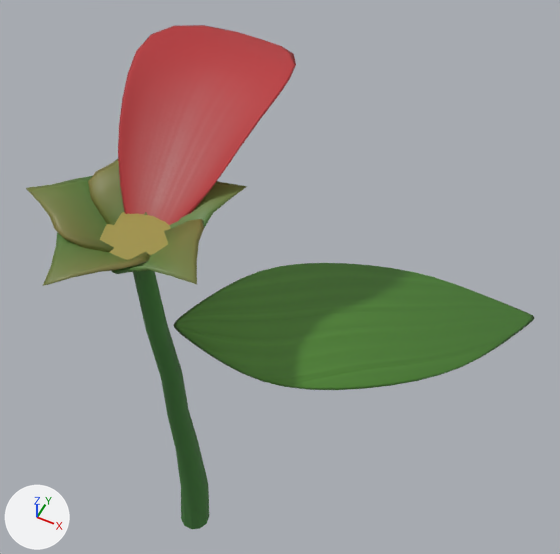
Before and after pictures for a commit that changed the Blender file Assets/Models/Flower/Flower.blend.
The view is the same before and after, from a 50 mm camera at (4.26, -4.86, 6.54) aimed at (0.94, 1.77, -1.76). Every picture has the same lights, and +X, +Y and +Z are marked at lower left.

Script lines for the objects in view, before the commit:
```python
mat_petal = principled_material('Petal')
mat_petal.texture = img_petalcolorred
mat_petal.roughness = 0.7
mat_petal.specular_ior_level = 0.4
me_circle_003 = bpy.data.meshes.new('Circle.003')
me_circle_003.from_pydata(...)  # 110 vertices, 101 faces; spans x -0.56..0.56, y -0.55..0.57, z -6.89..0.32
me_circle_003.materials.append(mat_stem)  # picture img_stemcolor
me_circle_004 = bpy.data.meshes.new('Circle.004')
me_circle_004.from_pydata(...)  # 194 vertices, 192 faces; spans x -0.88..0.96, y 0.03..3.1, z 0.03..1.52
me_circle_004.materials.append(mat_petal)  # picture img_petalcolorred
me_plane_001 = bpy.data.meshes.new('Plane.001')
me_plane_001.from_pydata(...)  # 450 vertices, 448 faces; spans x -0.01..4.21, y -1.0..0.99, z -0.22..0.12
me_plane_001.materials.append(mat_leaf)
ob_leaf = bpy.data.objects.new('Leaf', me_plane_001)
ob_leaf.location = (0.29, 0.04, -1.23)
ob_leaf.rotation_euler = (0.0, 0.0, 0.497)  # degrees (0, 0, 28)
ob_leaf.scale = (1.1, 1.1, 1.1)
ob_petalmesh = bpy.data.objects.new('PetalMesh', me_circle_004)
ob_petalmesh.location = (0.0, 0.0, 0.0)
ob_stem = bpy.data.objects.new('Stem', me_circle_003)
ob_stem.location = (0.0, 0.0, -0.04)
ob_stem.scale = (0.8, 0.8, 1.0)
# also in view: 'Bottom' at (-0.06, -0.07, 0.3)
```
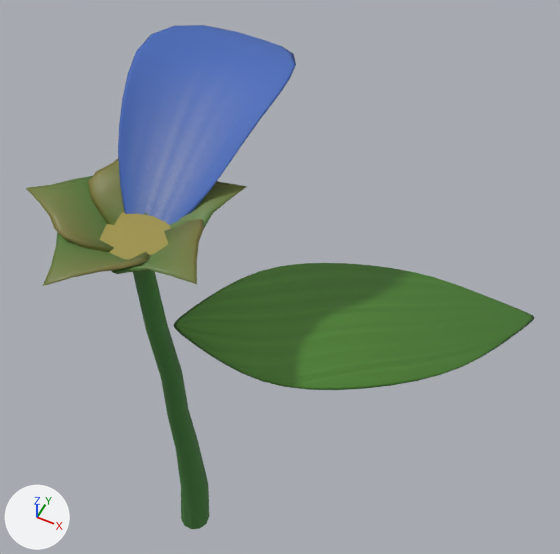
Edits to the bpy script that builds the scene:
```text
Change mat_petal:
    remove # nodes: BsdfPrincipled, OutputMaterial, TexImage
    remove # uses the picture img_petalcolorred
    nodes: BsdfPrincipled, Mapping x5, Math x10, OutputMaterial, SeparateXYZ, TexCoord, TexGradient x4, TexVoronoi, TexWhiteNoise, ValToRGB
    colours: blue #4a6dbd, light grey #d1d1d1
```

Where the change shows, as pixel boxes [x1, y1, x2, y2] in the pictures (560 x 554 px):
'PetalMesh', surface changed (brown to blue)
    both: [118, 25, 296, 225]
